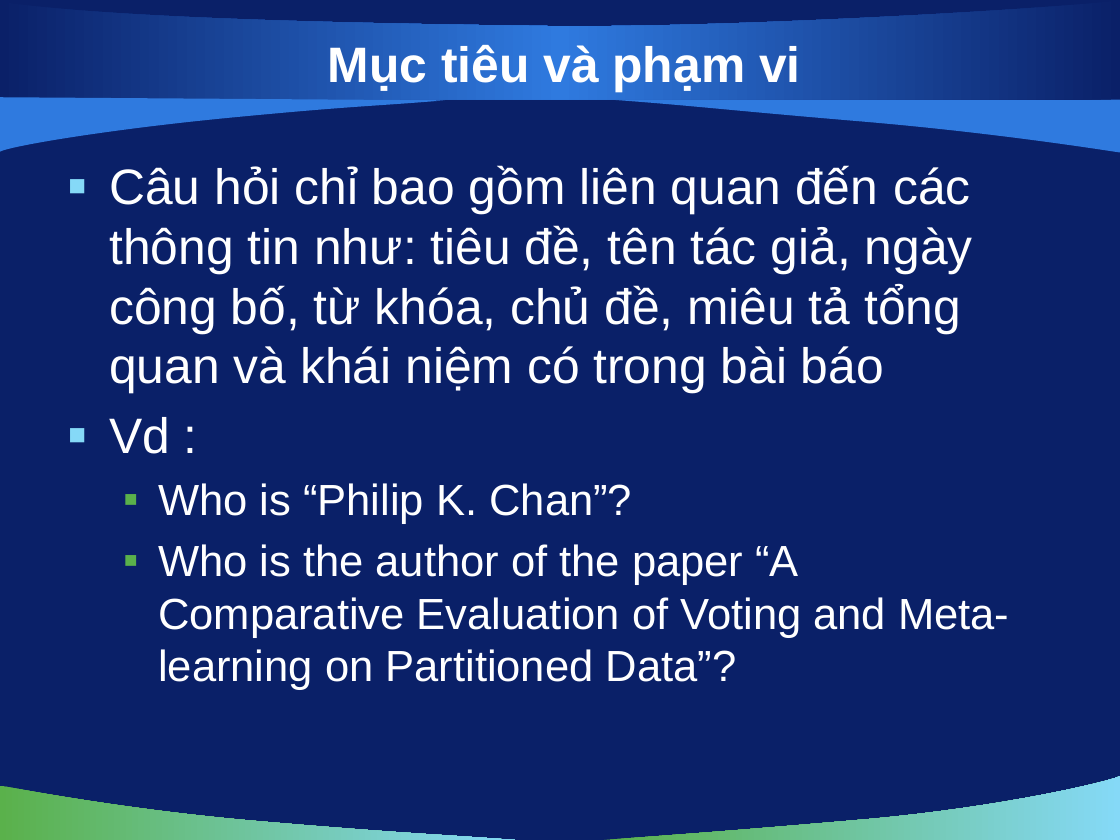
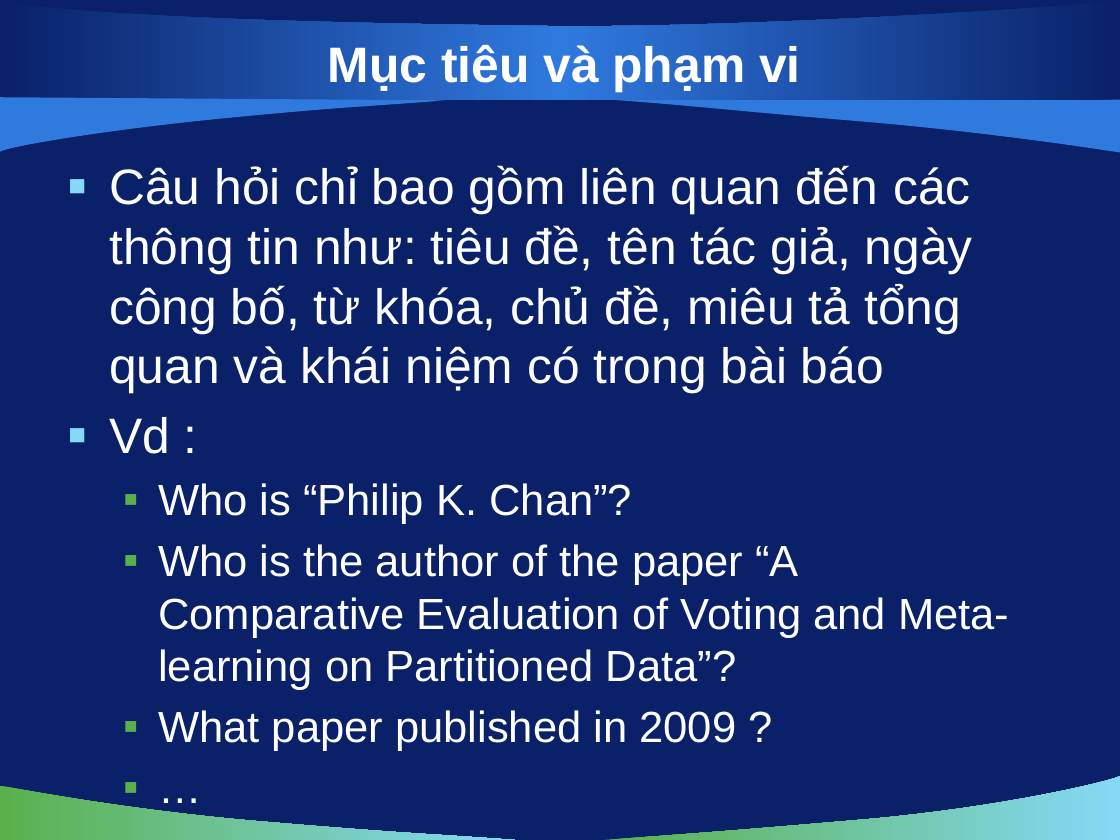
Before and after one commit to vuaviet/filnalproject, a slide deck: slide 5 of De Cuong/De Cuong v0.2.pptx. Drawn at 1120x840 pixels with LibreOffice and Linux fonts; fonts in the diff are those of the drawing; background and template pictures are left out. Boxes give left, top, right and bottom in pixels: in the first picture for what was removed or moved away, otherwise in the second. Text is boxed around its words. In the diff, an @@ line names an element or a change of style, - is before the commit and + after.

```diff
--- a/De Cuong/De Cuong v0.2.pptx
+++ b/De Cuong/De Cuong v0.2.pptx
@@ text at (158, 710, 736, 751): paragraphs added @@
+  ▪ What paper published in 2009 ?
+  ▪ …
```
Also in this commit, not shown: 1 other slide changed, 1 slide added.
